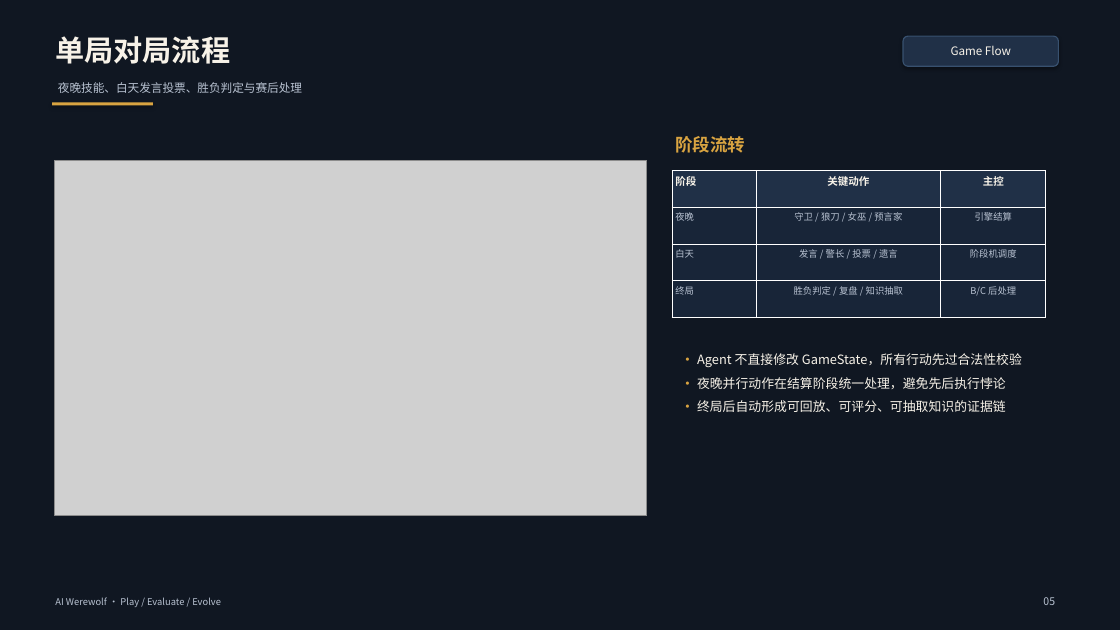
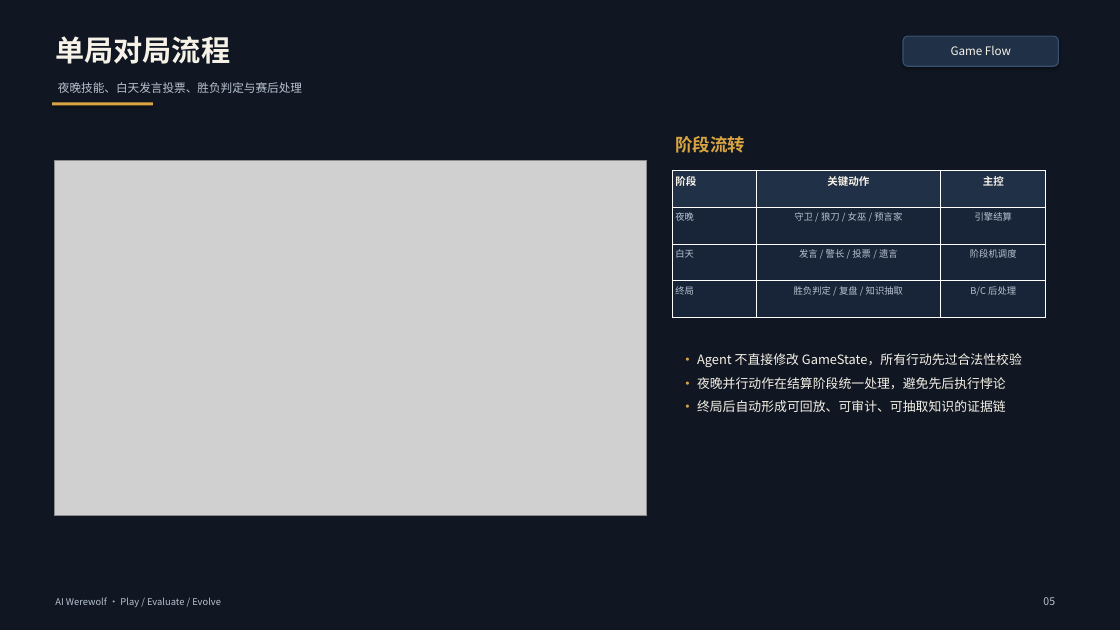
Before and after one commit to wxhfy/AIwerewolf, a slide deck: slide 5 of docs/presentations/AI_Werewolf_Project_Report.pptx. Drawn at 1120x630 pixels with LibreOffice and Linux fonts; fonts in the diff are those of the drawing; grey boxes stand for pictures. Boxes give left, top, right and bottom in pixels: in the first picture for what was removed or moved away, otherwise in the second. Text is boxed around its words. In the diff, an @@ line names an element or a change of style, - is before the commit and + after.

```diff
--- a/docs/presentations/AI_Werewolf_Project_Report.pptx
+++ b/docs/presentations/AI_Werewolf_Project_Report.pptx
@@ text at box(697, 400, 1006, 412): text changed @@
-• 终局后自动形成可回放、可评分、可抽取知识的证据链
+• 终局后自动形成可回放、可审计、可抽取知识的证据链
```
Also in this commit, not shown: 8 other slides changed, 33 other files.
